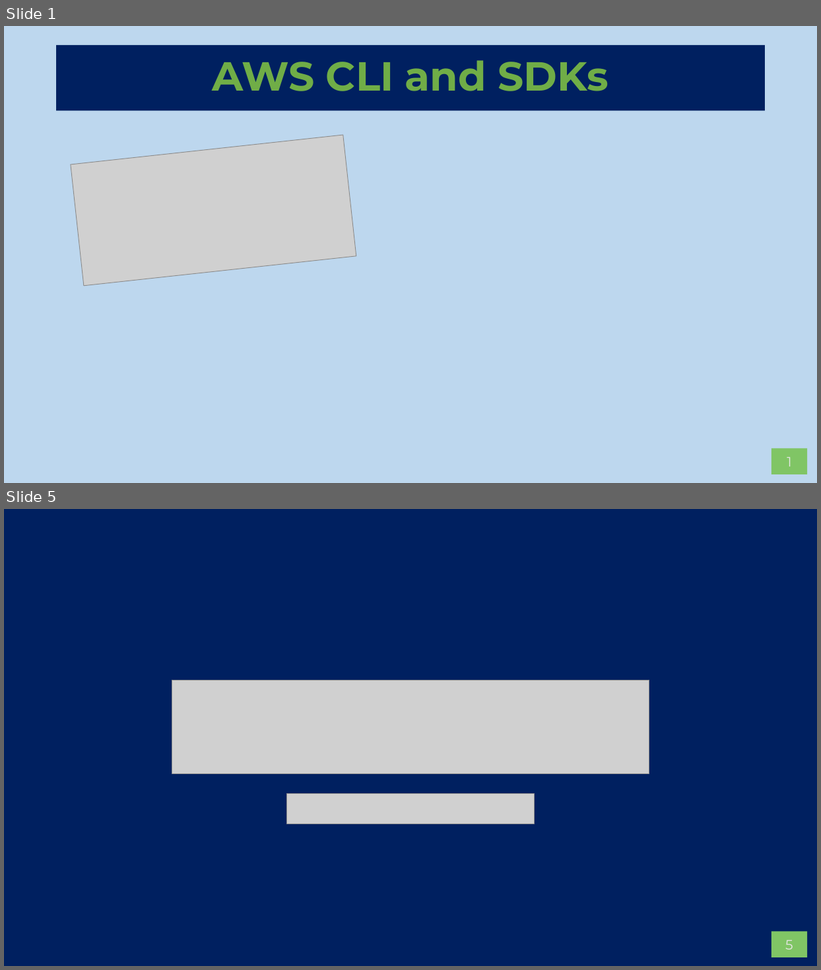
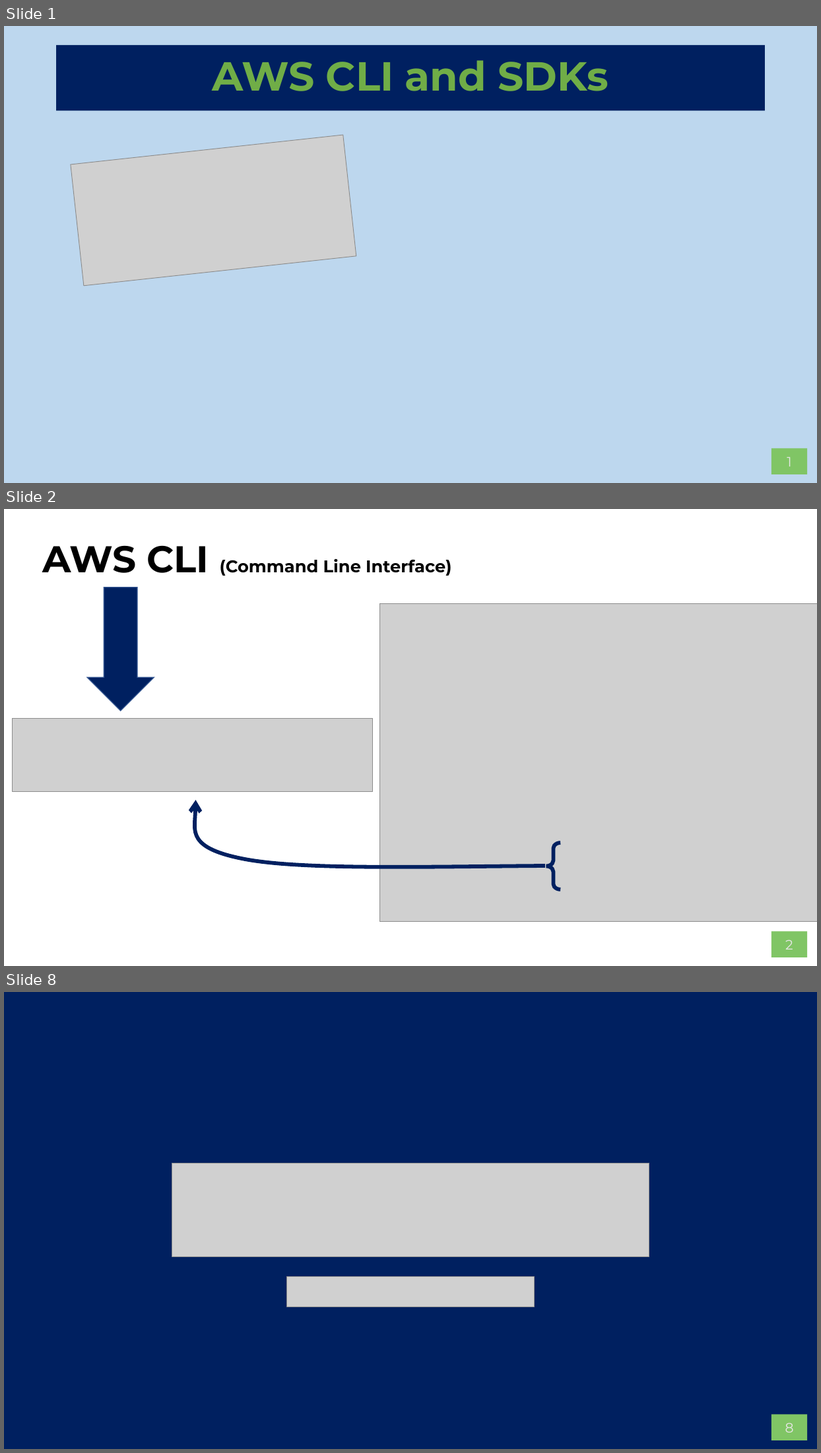
Before and after one commit to AWS-Competence-Group/sessions, a slide deck: 04-aws-cli/04-aws-cli.pptx. Shown one above the other, each under a label of ours: slides 1 and 5 before the commit, slides 1, 2 and 8 after it; the slides between them are not shown. The pictures are 821x970 and 821x1453 pixels, drawn with LibreOffice and Linux fonts; fonts in the diff are those of the drawing; grey boxes stand for pictures; background and template pictures are left out. Boxes give left, top, right and bottom in pixels: in the first picture for what was removed or moved away, otherwise in the second. Text is boxed around its words. In the diff, an @@ line names an element or a change of style, - is before the commit and + after.

```diff
--- a/04-aws-cli/04-aws-cli.pptx
+++ b/04-aws-cli/04-aws-cli.pptx
@@ slide 2 added at [4, 509, 817, 966], background #FFFFFF; not listed: 1 template element that a slide beside it also shows @@
@@ title added at [42, 545, 451, 576], 20 pt, text #000000, bold @@
+AWS CLI (Command Line Interface)
@@ down arrow added at [87, 588, 153, 712], fill #002060, outline #325491 1 pt @@
@@ picture added at [380, 603, 817, 922] @@
@@ picture added at [13, 718, 372, 791] @@
@@ freeform shape added at [195, 800, 546, 867], outline #002060 4.5 pt @@
@@ left brace added at [547, 843, 560, 890], outline #002060 4.5 pt @@
@@ what was slide 5 is now slide 8 @@
@@ page number at [785, 1423, 794, 1433]: text changed @@
-5
+8
```
Also in this commit, not shown: 3 slides changed, 2 other slides added, 10 slides removed.
